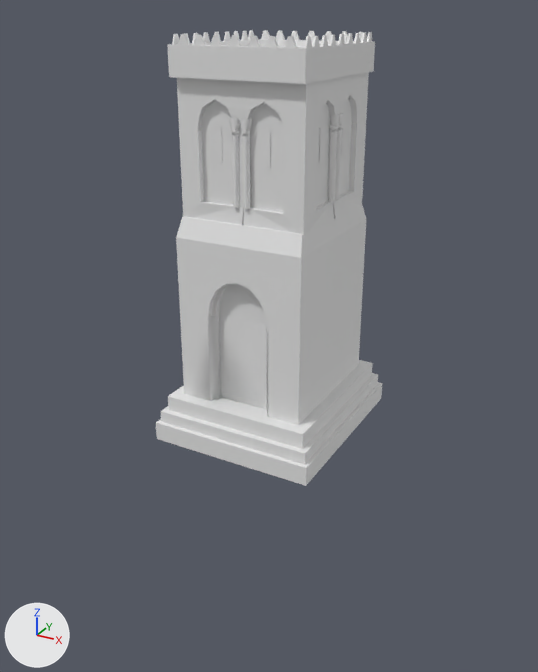
What one commit did to the COLLADA model art/meshes/structural/umay_wood_tower.dae.
Rendered twice from a 50 mm lens placed at (14.0, -26.1, 15.7), pointed at (-0.2, -0.2, 2.8). Arrows for +X, +Y and +Z are at lower left; the lights stay in place. Materials are left out; every surface is plain grey. Vertices at the same position are counted once.

The first picture shows '2yower'.
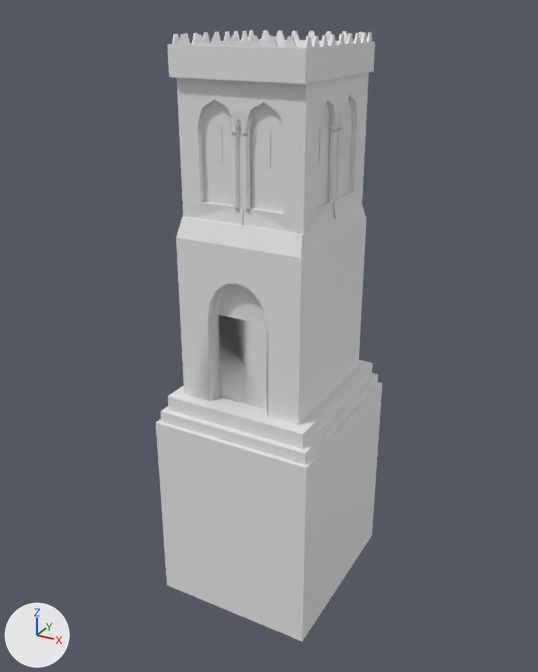
What differs and where, as boxes [x1, y1, x2, y2] in the pictures (538 x 672 px):
'2yower', reshaped (34% taller): before [156, 30, 382, 486]; after [156, 30, 382, 641]
part 1 of me_cube_005, added: after [157, 399, 381, 641]

Diff of the bpy script that builds the scene:
```diff
--- a/art/meshes/structural/umay_wood_tower.dae.py
+++ b/art/meshes/structural/umay_wood_tower.dae.py
@@ me_cube_005 @@
 me_cube_005.from_pydata(...)  # 1568 vertices, 2197 faces; spans x -3.6..3.6, y -4.1..4.0, z -1.3..14.9
 # used by ob_2yower; location = (0.0, 0.0, 0.0)
 # verts and faces of me_cube_005; kept vertices keep their numbers, new ones are numbered from 1568
 # before: 1560 (-3.6, -4.1, -1.3) at pixel (156, 438), 1561 (3.6, -4.1, -1.3) at pixel (305, 485), 1562 (3.6, 4.0, -1.3) at pixel (381, 398), 1563 (-3.6, 4.0, -1.3)
+# me_cube_005 part 1
+for new, old in zip([*range(1568, 1572)], [*range(1560, 1564)]): verts[new] = verts[old] + (0.0, 0.0, -8.1)
+faces += [(1561, 1570, 1562), (1560, 1563, 1568), (1560, 1569, 1561), (1562, 1571, 1563), (1561, 1569, 1570), (1563, 1571, 1568)]
+faces += [(1560, 1568, 1569), (1562, 1570, 1571)]
```
